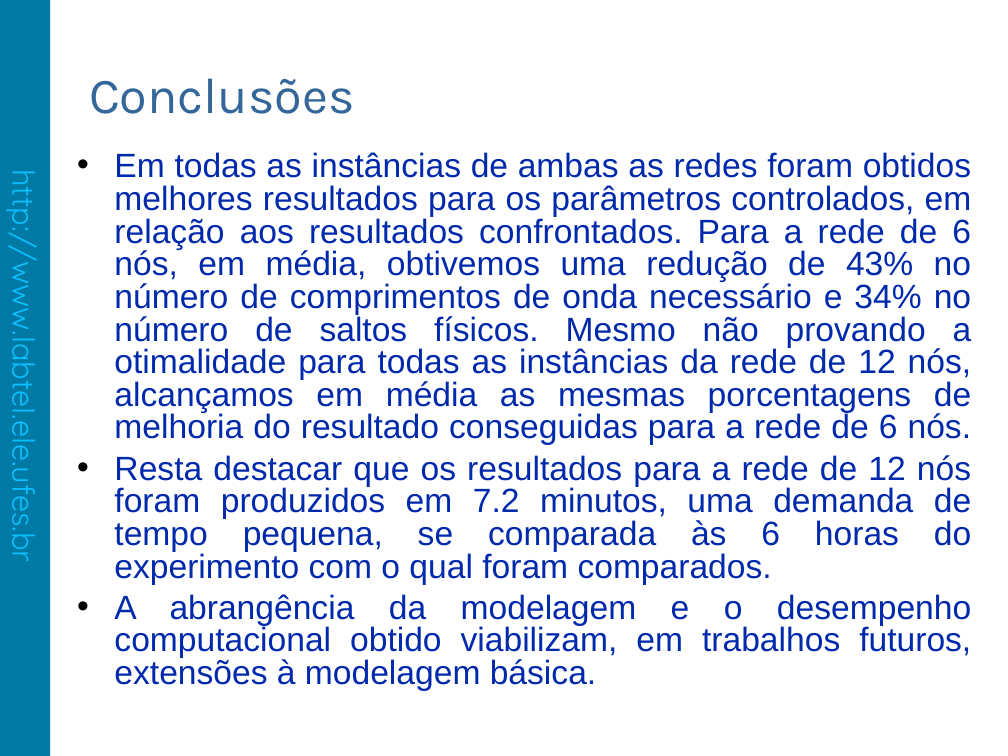
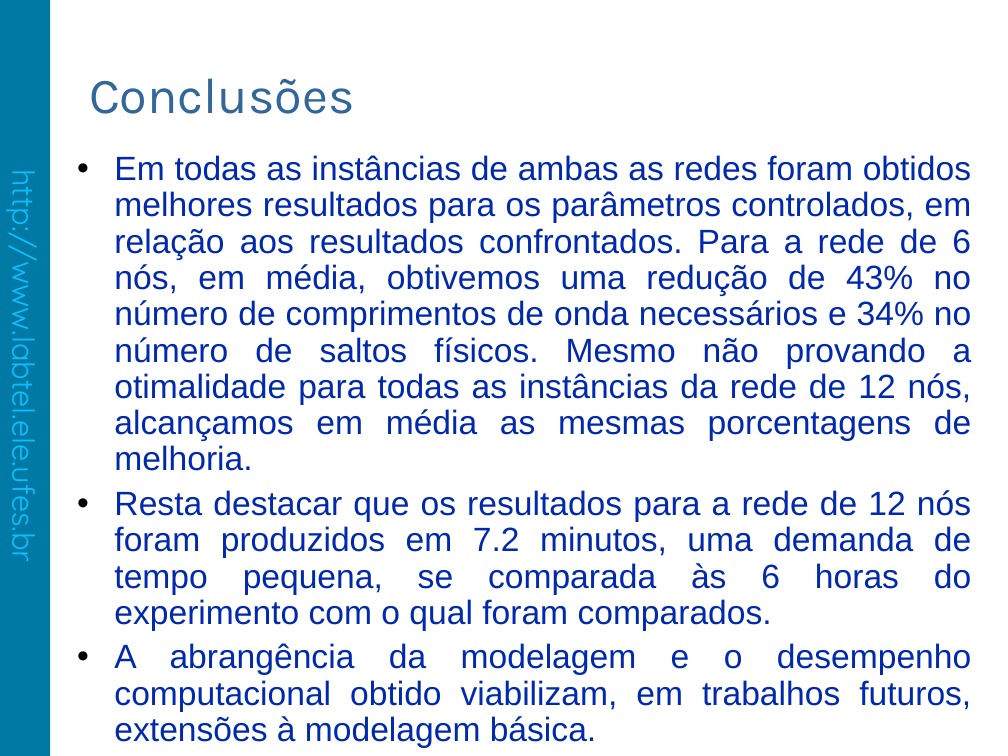
Before and after one commit to fabiolimath/twa, a slide deck: slide 18 of sbpo09/trunk/apresentacao/SBPO2009.TC9-OC.55711.FabioLima.odp (slide 17 before the commit). Drawn at 1008x756 pixels with LibreOffice and Linux fonts; fonts in the diff are those of the drawing; background and template pictures are left out. Boxes give left, top, right and bottom in pixels: in the first picture for what was removed or moved away, otherwise in the second. Text is boxed around its words. In the diff, an @@ line names an element or a change of style, - is before the commit and + after.

```diff
--- a/sbpo09/trunk/apresentacao/SBPO2009.TC9-OC.55711.FabioLima.odp
+++ b/sbpo09/trunk/apresentacao/SBPO2009.TC9-OC.55711.FabioLima.odp
@@ text at (114,155,972,471): text changed @@
-• Em todas as instâncias de ambas as redes foram obtidos melhores resultados para os parâmetros controlados, em relação aos resultados confrontados. Para a rede de 6 nós, em média, obtivemos uma redução de 43% no número de comprimentos de onda necessário e 34% no número de saltos físicos. Mesmo não provando a otimalidade para todas as instâncias da rede de 12 nós, alcançamos em média as mesmas porcentagens de melhoria do resultado conseguidas para a rede de 6 nós.
+• Em todas as instâncias de ambas as redes foram obtidos melhores resultados para os parâmetros controlados, em relação aos resultados confrontados. Para a rede de 6 nós, em média, obtivemos uma redução de 43% no número de comprimentos de onda necessários e 34% no número de saltos físicos. Mesmo não provando a otimalidade para todas as instâncias da rede de 12 nós, alcançamos em média as mesmas porcentagens de melhoria.
@@ text at (114,490,971,712): line spacing 0.81 to 0.9 @@
```
Also in this commit, not shown: 10 other slides changed, 1 slide added, 2 other files.
